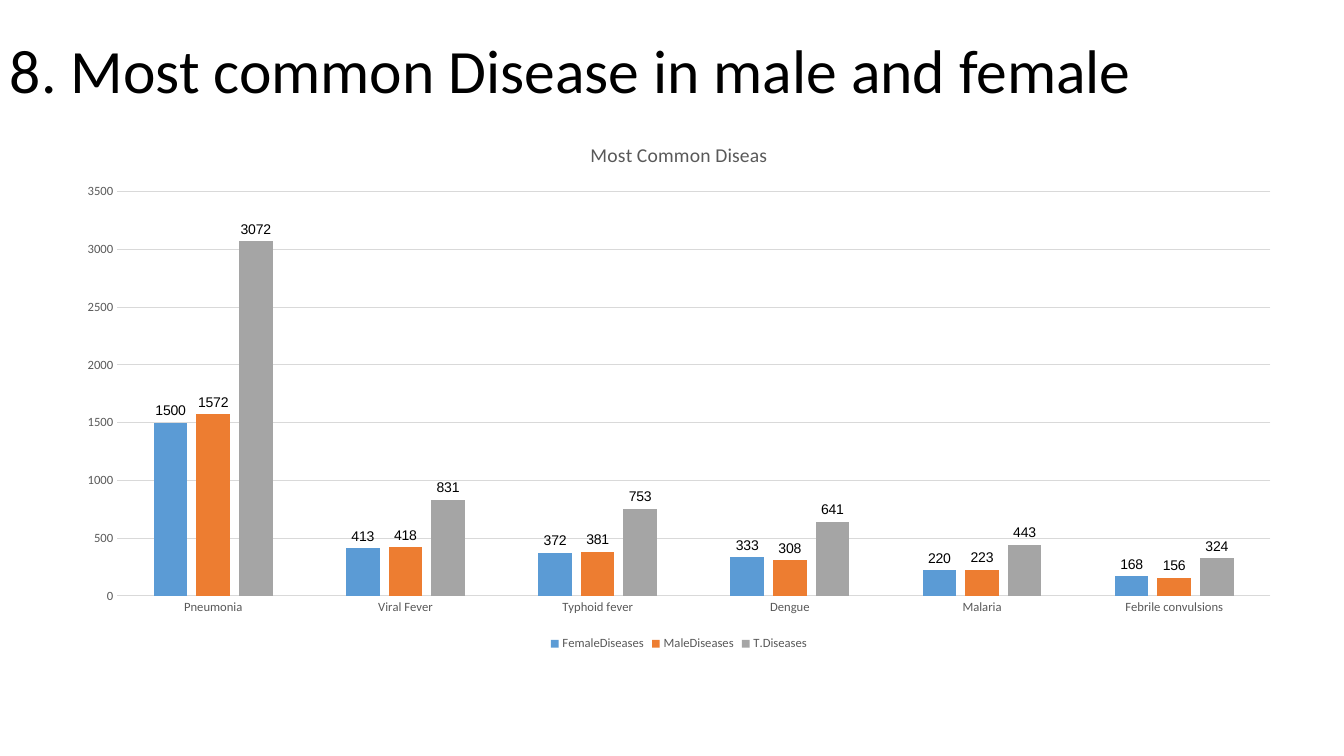
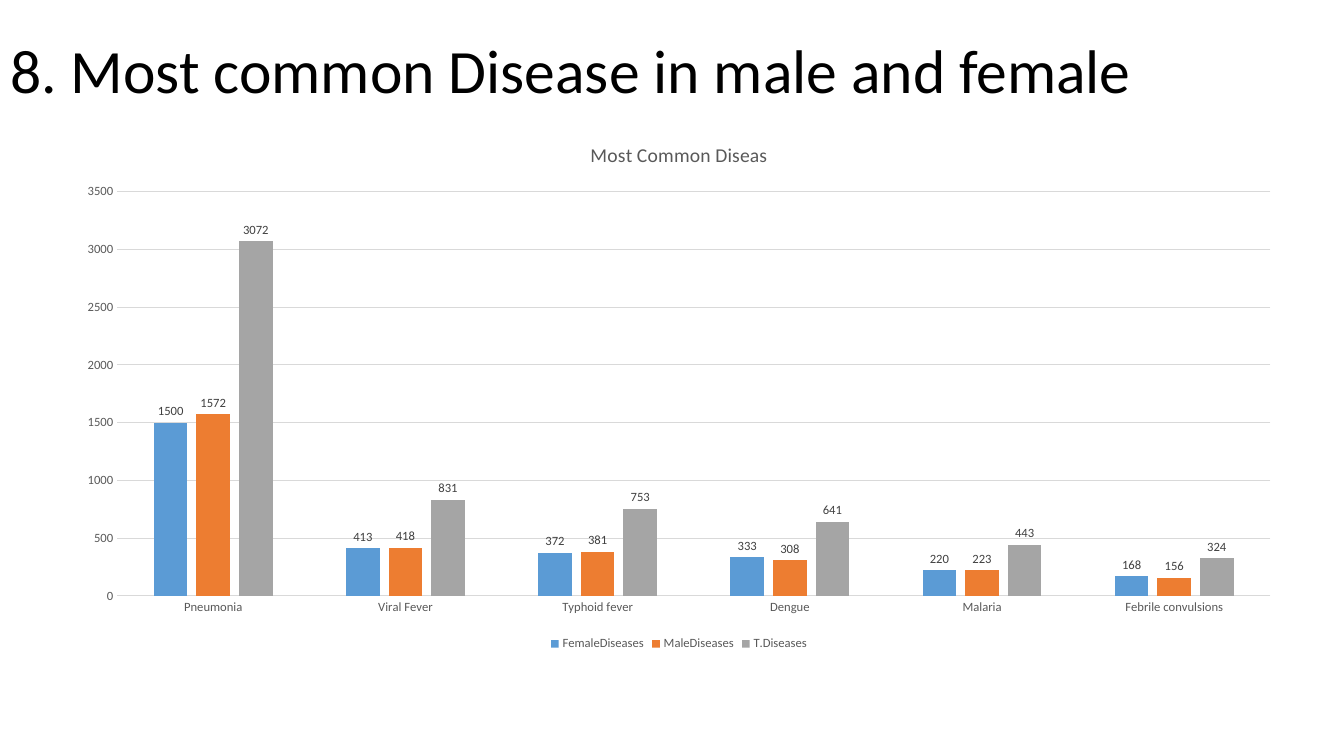
Before and after one commit to EnggQasim/FAST_Data, a slide deck: slide 19 of Statistics/project/medical/Medical Presentation/Mathematics & Statistics.pptx. Drawn at 1344x756 pixels with LibreOffice and Linux fonts; fonts in the diff are those of the drawing. Boxes give left, top, right and bottom in pixels: in the first picture for what was removed or moved away, otherwise in the second. Text is boxed around its words. In the diff, an @@ line names an element or a change of style, - is before the commit and + after.

```diff
--- a/Statistics/project/medical/Medical Presentation/Mathematics & Statistics.pptx
+++ b/Statistics/project/medical/Medical Presentation/Mathematics & Statistics.pptx
@@ column chart at [63,122,1295,655] @@
@@ title "Most Common Diseas" to "Most Common Diseas " @@
@@ data labels of FemaleDiseases changed @@
@@ data labels of MaleDiseases changed @@
@@ data labels of T.Diseases changed @@
@@ category axis changed @@
@@ value axis changed @@
@@ lettering changed @@
```
Also in this commit, not shown: 9 other slides changed, 4 other files.
